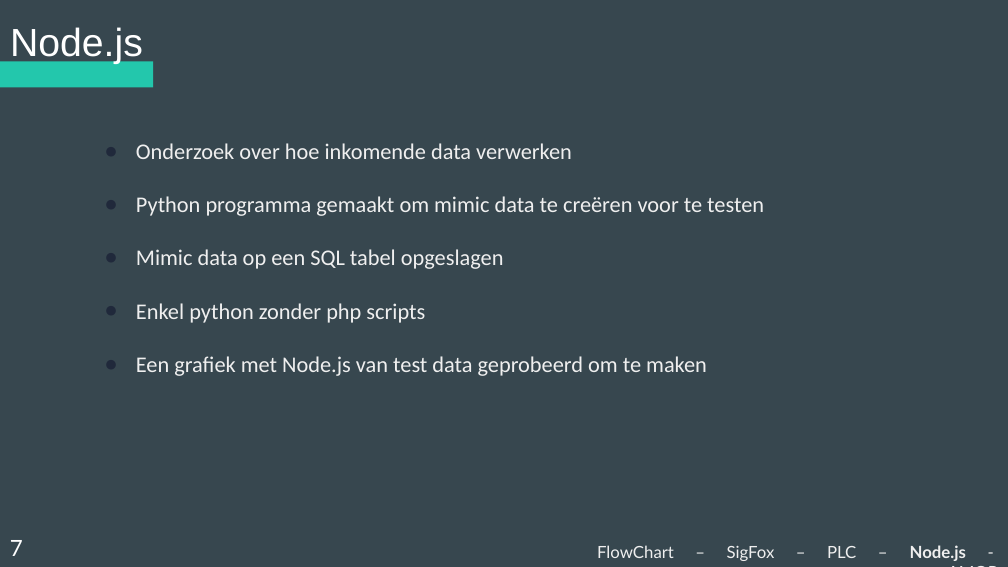
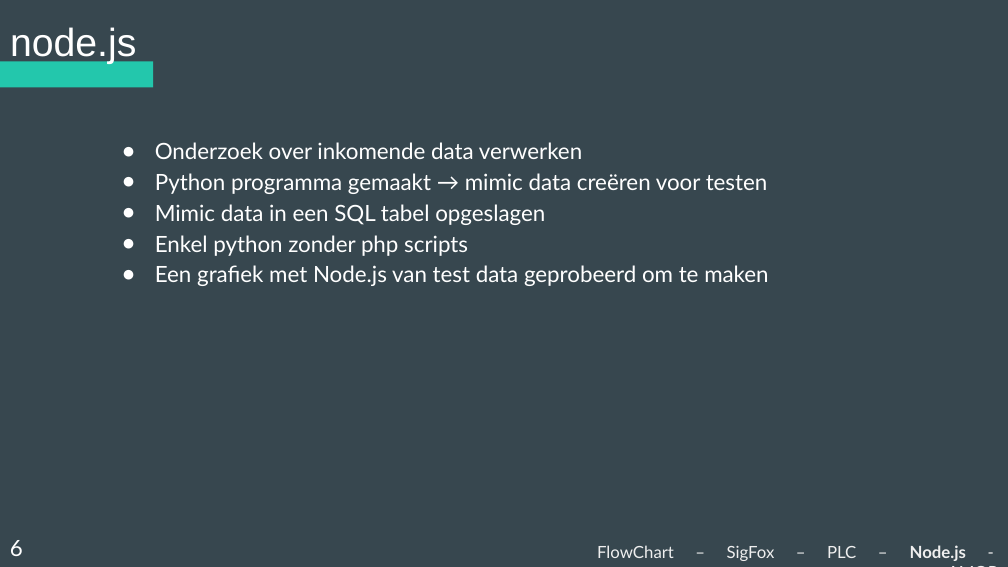
Before and after one commit to Koffiejoe/IA-EnOcean, a slide deck: slide 6 of Presentaties/2Wekelijkse PowerPoint/nieuweppt.pptx. Drawn at 1008x567 pixels with LibreOffice and Linux fonts; fonts in the diff are those of the drawing. Boxes give left, top, right and bottom in pixels: in the first picture for what was removed or moved away, otherwise in the second. Text is boxed around its words. In the diff, an @@ line names an element or a change of style, - is before the commit and + after.

```diff
--- a/Presentaties/2Wekelijkse PowerPoint/nieuweppt.pptx
+++ b/Presentaties/2Wekelijkse PowerPoint/nieuweppt.pptx
@@ title at (10,27,136,64): text changed @@
-Node.js
+node.js
@@ text at (155,142,768,225): text changed; font Calibri to Lato; text colour #EFEFEF to #FFFFFF @@
-● Onderzoek over hoe inkomende data verwerken
-● Python programma gemaakt om mimic data te creëren voor te testen
-● Mimic data op een SQL tabel opgeslagen
+● Onderzoek over inkomende data verwerken
+● Python programma gemaakt → mimic data creëren voor testen
+● Mimic data in een SQL tabel opgeslagen
@@ text at (155,235,768,286): font Calibri to Lato, text colour #EFEFEF to #FFFFFF in "Enkel python zonder php scripts", "Een grafiek met Node.js van test data ..."; indent changed; less space between paragraphs; bullet colour #20293B to #FFFFFF @@
@@ text at (10,540,23,556): text changed @@
-7
+6
```
Also in this commit, not shown: 2 other slides changed.
